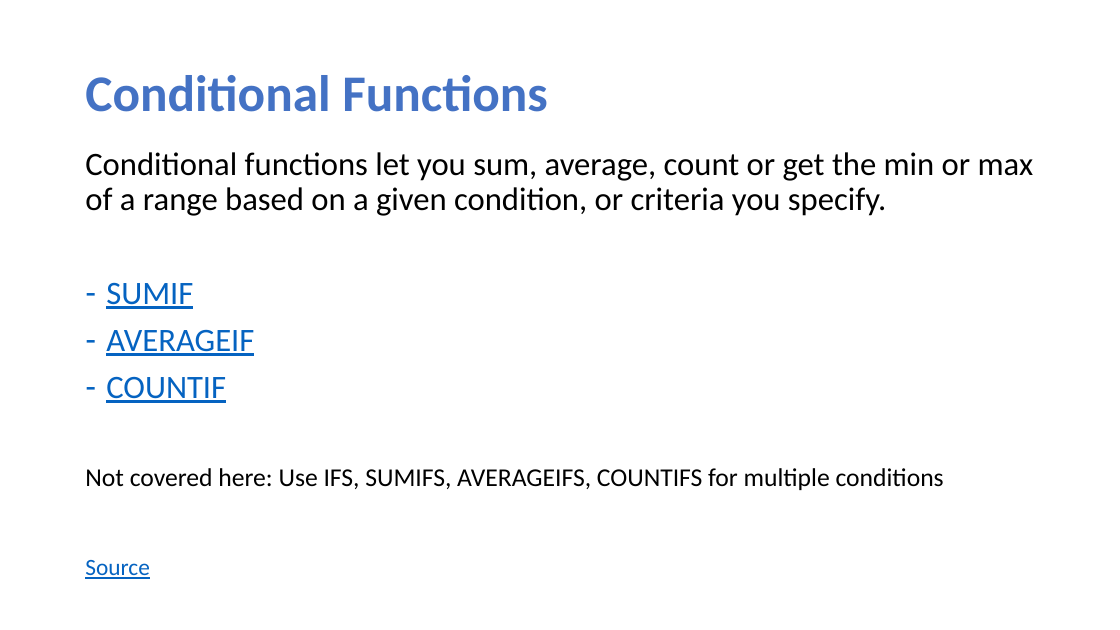
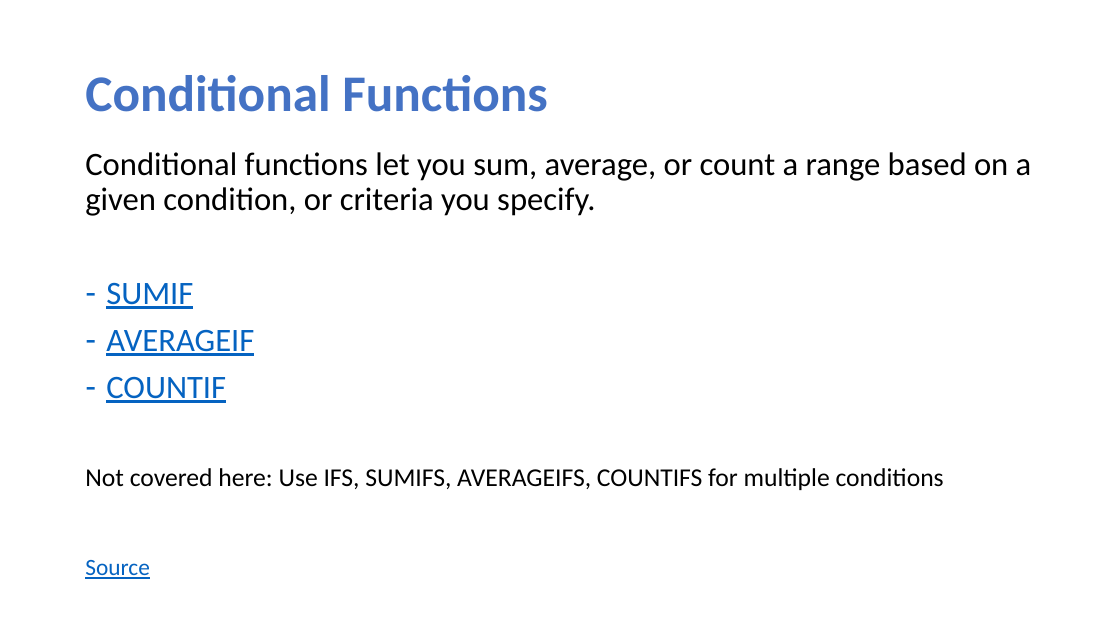
Before and after one commit to mtruongg/2022-workshop-excel, a slide deck: slide 2 of Week-04/Week-04_ConditionalFunctionsAndDataValidation.pptx. Drawn at 1120x630 pixels with LibreOffice and Linux fonts; fonts in the diff are those of the drawing. Boxes give left, top, right and bottom in pixels: in the first picture for what was removed or moved away, otherwise in the second. Text is boxed around its words. In the diff, an @@ line names an element or a change of style, - is before the commit and + after.

```diff
--- a/Week-04/Week-04_ConditionalFunctionsAndDataValidation.pptx
+++ b/Week-04/Week-04_ConditionalFunctionsAndDataValidation.pptx
@@ text at (x1=85, y1=152, x2=1032, y2=216): text changed @@
-Conditional functions let you sum, average, count or get the min or max of a range based on a given condition, or criteria you specify.
+Conditional functions let you sum, average, or count a range based on a given condition, or criteria you specify.
```
Also in this commit, not shown: 3 other slides changed.
